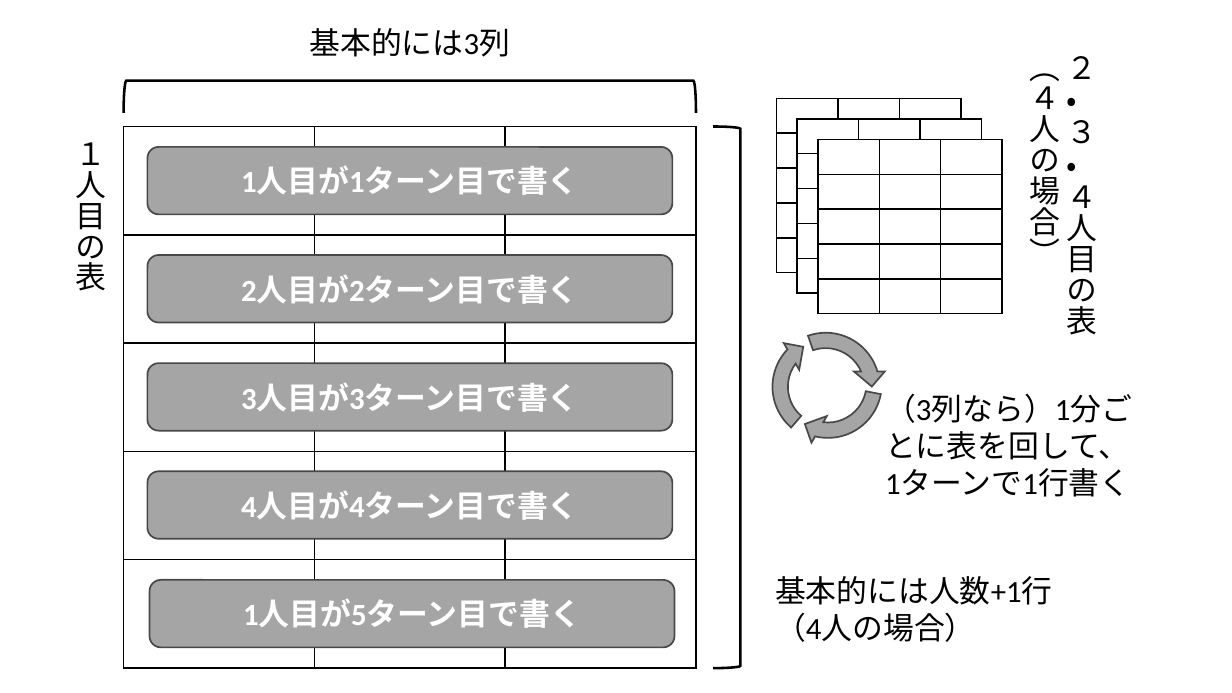
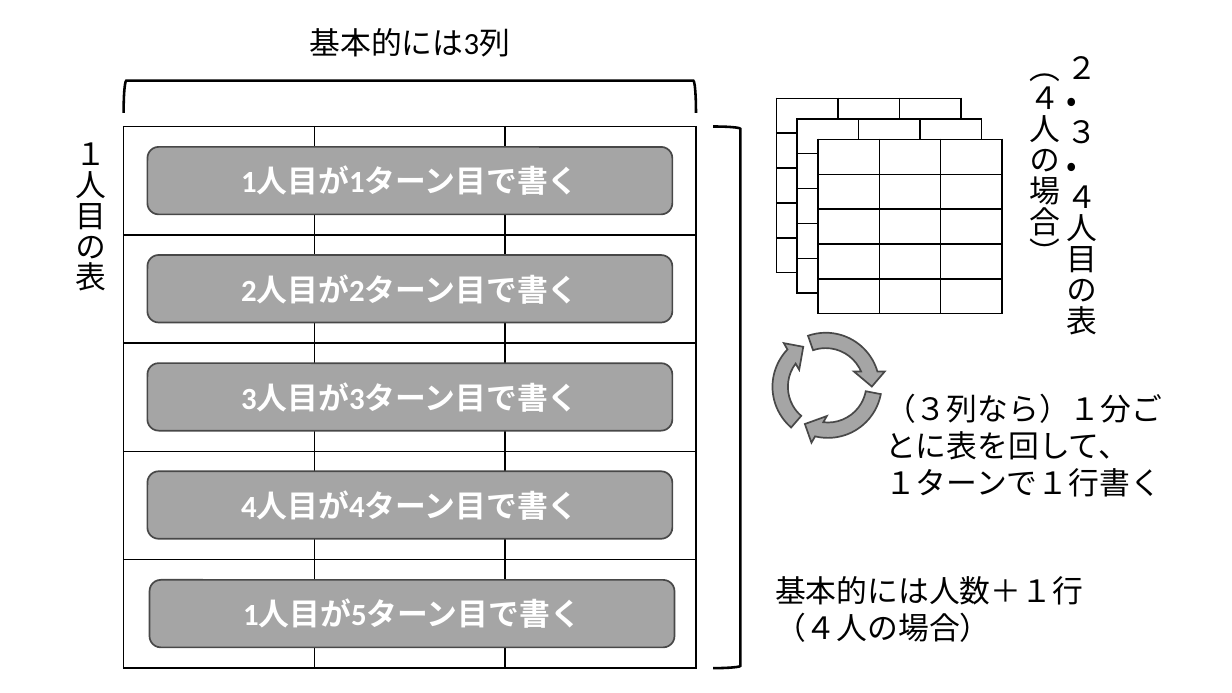
Before and after one commit to onestop-techbook/Agile2, a slide deck: slide 6 of articles/images/chap-amixedcolor/第6章_アジャイルの実践_図表.pptx. Drawn at 1232x693 pixels with LibreOffice and Linux fonts; fonts in the diff are those of the drawing. Boxes give left, top, right and bottom in pixels: in the first picture for what was removed or moved away, otherwise in the second. Text is boxed around its words. In the diff, an @@ line names an element or a change of style, - is before the commit and + after.

```diff
--- a/articles/images/chap-amixedcolor/第6章_アジャイルの実践_図表.pptx
+++ b/articles/images/chap-amixedcolor/第6章_アジャイルの実践_図表.pptx
@@ text at (885,393,1162,497): text changed @@
-（3列なら）1分ごとに表を回して、1ターンで1行書く
+（３列なら）１分ごとに表を回して、
+１ターンで１行書く
@@ text at (775,576,1083,642): text changed @@
-基本的には人数+1行
-（4人の場合）
+基本的には人数＋１行
+（４人の場合）
```
Also in this commit, not shown: 2 other slides changed, 4 other files.
